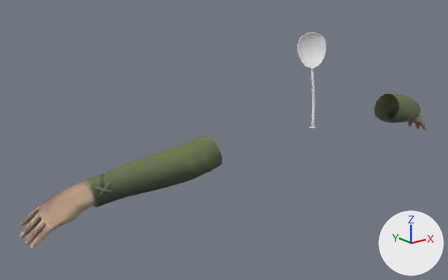
Two versions of the Blender file Mhmd/Blender/Character/1st Person/Sword_Hands_Anims.blend, one commit apart.
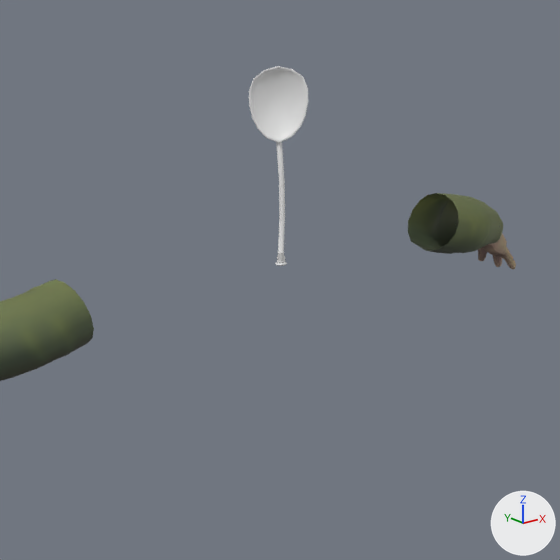
Each version appears first whole from a camera (50 mm lens) standing at (-1.193, -1.11, 0.39) and looking at (-0.156, 0.186, -0.128), and next in a close-up on the part from 39% to 100% of the width and 0% to 97% of the height. The lights are fixed; the arrows at lower right show +X, +Y and +Z.

The older version as bpy lines, for what is in view:
```python
me_hair_base1_003 = bpy.data.meshes.new('Hair_Base1.003')
me_hair_base1_003.from_pydata(...)  # 2254 vertices, 2325 faces; spans x -0.75..0.75, y -0.152..0.117, z 1.2..1.42
# faces by material slot: [2004, 321]
me_hair_base1_003.materials.append(mat_mc_body)
me_hair_base1_003.materials.append(mat_mc_clothing)
me_plane_006 = bpy.data.meshes.new('Plane.006')
me_plane_006.from_pydata(...)  # 308 vertices, 304 faces; spans x -0.023..0.029, y -0.014..0.047, z -0.078..0.176
me_plane_006.materials.append(mat_spoon_mat)  # white #e7e7e7
ob_hands = bpy.data.objects.new('hands', me_hair_base1_003)
ob_hands.location = (0.0, 0.121, -1.458)
ob_spoon_lp = bpy.data.objects.new('spoon_LP', me_plane_006)
ob_spoon_lp.location = (0.0, 0.0, 0.0)
```
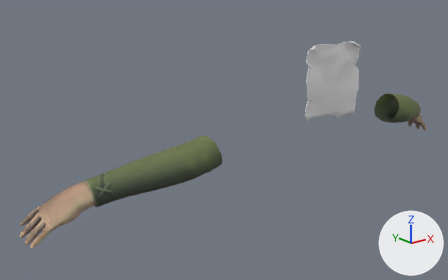
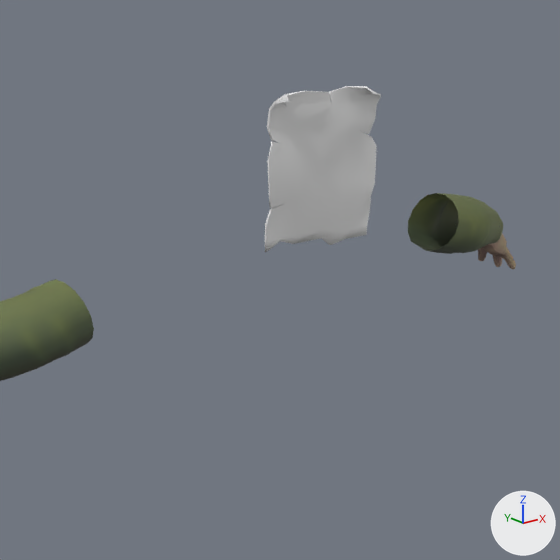
Where the change shows, as pixel boxes [x1, y1, x2, y2] in the close-ups (560 x 560 px):
'Parchment3(Ripped)_LP', added
    after: [265, 86, 381, 252]
'spoon_LP', hidden
    before: [249, 66, 308, 266]

The change, as a diff of the scene's bpy script:
```diff
--- a/Mhmd/Blender/Character/1st Person/Sword_Hands_Anims.blend.py
+++ b/Mhmd/Blender/Character/1st Person/Sword_Hands_Anims.blend.py
@@ mat_parchment3_mat @@
+mat_parchment3_mat = principled_material('Parchment3_Mat')
+mat_parchment3_mat.base_color = (0.8, 0.8, 0.8)  # white #e7e7e7
@@ me_parchment3_ripped__lp @@
+me_parchment3_ripped__lp.from_pydata(...)  # 168 vertices, 332 faces; spans x -0.026..0.139, y -0.045..0.008, z -0.063..0.148
+me_parchment3_ripped__lp.materials.append(mat_parchment3_mat)  # its picture is missing
@@ ob_spoon_lp @@
 ob_spoon_lp.location = (0.0, 0.0, 0.0)
+ob_spoon_lp.hide_set(True)
@@ ob_parchment3_ripped__lp @@
+ob_parchment3_ripped__lp = bpy.data.objects.new('Parchment3(Ripped)_LP', me_parchment3_ripped__lp)
+ob_parchment3_ripped__lp.location = (0.0, 0.0, 0.0)
```
